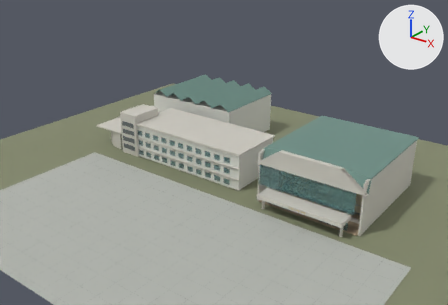
One commit to the Blender file models/sycc.blend: the scene before it, then after it.
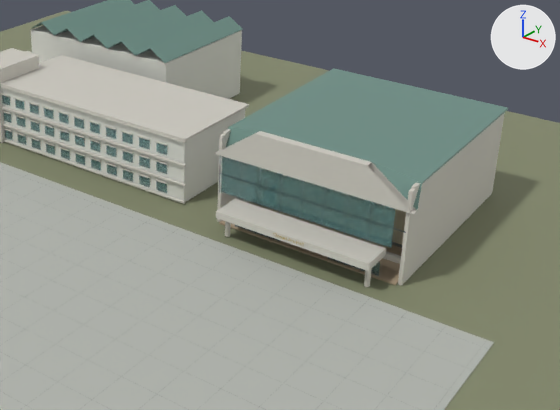
Old and new are each drawn from the file's camera 'RenderCamera' and again close up on the part from 30% to 100% of the width and 25% to 100% of the height. The lights are fixed; the arrows at upper right show +X, +Y and +Z. The first two pictures are the older version.

Objects in the first close-up: 'Onnuri · Blue green entrance glazing', 'Onnuri · Historical green roofing', 'Onnuri · Lobby floor warm neutral', 'Onnuri · Warm light stone · photo approximation', 'Rainbow plaza · historic grid extent', 'Rear pale envelope', 'RearVolume · Historical green roofing', 'Site context plane', 'Site · Paving joint', 'Training wing main mass', 'TrainingWing · Blue green entrance glazing', 'TrainingWing · Warm light stone · photo approximation' and 2 more.
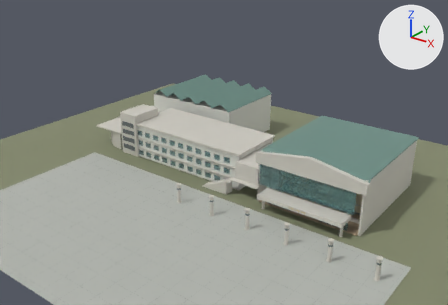
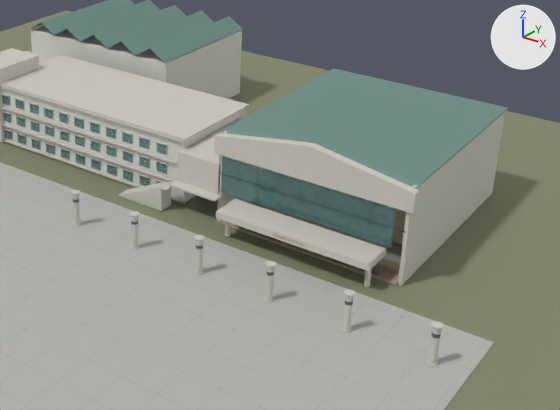
Location of each change, [x1, y1, x2, y2] in pixels of the close-ups (560 x 410 px; the box of a moved part takes in the faces that stretch with it):
'Onnuri · Historical green roofing', reshaped (14% shorter): before [226, 68, 508, 210]; after [220, 68, 508, 190]
'TrainingWing · Warm light stone · photo approximation', reshaped: before [0, 48, 249, 204]; after [0, 48, 249, 211]
'Site · Warm light stone · photo approximation', added: after [71, 190, 444, 367]
'Site · Dark anodized frames', added: after [72, 199, 441, 338]
part 1 of me_window_lintel, added: after [178, 118, 243, 194]
part 2 of me_window_lintel, added: after [169, 179, 225, 201]
part 3 of me_window_lintel, added: after [137, 185, 148, 203]
part 4 of me_window_lintel, added: after [139, 185, 150, 204]
part 5 of me_window_lintel, added: after [144, 184, 155, 206]
part 6 of me_window_lintel, added: after [147, 184, 156, 207]
part 7 of me_window_lintel, added: after [149, 183, 160, 208]
part 8 of me_window_lintel, added: after [151, 182, 162, 208]
part 9 of me_window_lintel, added: after [154, 182, 165, 209]
part 10 of me_window_lintel, added: after [156, 182, 166, 210]
part 11 of me_window_lintel, added: after [159, 181, 171, 211]
part 12 of me_window_lintel, added: after [160, 182, 172, 190]
part 13 of me_onnuri_west_wall, added: after [214, 135, 420, 214]
part 14 of me_onnuri_west_wall, rebuilt (26% shorter): before [214, 131, 417, 214]; after [215, 133, 420, 194]
part 15 of me_onnuri_green_roof, moved or reshaped: before [226, 127, 422, 210]; after [220, 127, 422, 190]

The change, as a list of edits to the scene's bpy script:
```text
Change me_window_lintel:
    remove me_window_lintel.from_pydata(...)  # 312 vertices, 234 faces; spans x -9.0..45.5, y -0.8..20.8, z -3.0..13.0
    add me_window_lintel.from_pydata(...)  # 480 vertices, 360 faces; spans x -9.0..54.5, y -4.8..20.8, z -3.0..13.0
    me_window_lintel part 1: a new loose piece, a box spanning x 45.0..54.0, y -1.8..18.2, z 2.0..8.0, in mat_warm_light_stone___photo_approximation
    me_window_lintel part 2: a new loose piece, a box spanning x 44.5..54.5, y -3.75..-0.75, z 1.92..2.27, in mat_warm_light_stone___photo_approximation
    me_window_lintel part 3: a new loose piece, a box spanning x 38.12..38.68, y -4.75..-1.75, z -3.0..-0.66, in mat_warm_light_stone___photo_approximation
    me_window_lintel part 4: a new loose piece, a box spanning x 38.67..39.23, y -4.75..-1.75, z -3.0..-0.4, in mat_warm_light_stone___photo_approximation
    me_window_lintel part 5: a new loose piece, a box spanning x 39.77..40.33, y -4.75..-1.75, z -3.0..0.12, in mat_warm_light_stone___photo_approximation
    me_window_lintel part 6: a new loose piece, a box spanning x 40.32..40.88, y -4.75..-1.75, z -3.0..0.38, in mat_warm_light_stone___photo_approximation
    me_window_lintel part 7: a new loose piece, a box spanning x 40.87..41.43, y -4.75..-1.75, z -3.0..0.64, in mat_warm_light_stone___photo_approximation
    me_window_lintel part 8: a new loose piece, a box spanning x 41.42..41.98, y -4.75..-1.75, z -3.0..0.9, in mat_warm_light_stone___photo_approximation
    me_window_lintel part 9: a new loose piece, a box spanning x 41.97..42.53, y -4.75..-1.75, z -3.0..1.16, in mat_warm_light_stone___photo_approximation
    me_window_lintel part 10: a new loose piece, a box spanning x 42.52..43.08, y -4.75..-1.75, z -3.0..1.42, in mat_warm_light_stone___photo_approximation
    me_window_lintel part 11: a new loose piece, a box spanning x 43.07..43.63, y -4.75..-1.75, z -3.0..1.68, in mat_warm_light_stone___photo_approximation
    me_window_lintel part 12: a new loose piece, a box spanning x 43.3..44.9, y -4.75..-1.75, z 1.5..1.68, in mat_warm_light_stone___photo_approximation
    other edits to the shape of me_window_lintel do not show in these pictures
Change me_onnuri_west_wall:
    remove me_onnuri_west_wall.from_pydata(...)  # 186 vertices, 112 faces; spans x -1.0..35.0, y -25.5..21.0, z -8.2..10.6
    add me_onnuri_west_wall.from_pydata(...)  # 192 vertices, 119 faces; spans x -1.0..35.0, y -25.5..21.0, z -8.2..11.1
    me_onnuri_west_wall part 13: a new loose piece, a box spanning x -1.0..35.0, y -20.5..-19.0, z 4.9..8.2, in mat_warm_light_stone___photo_approximation
    me_onnuri_west_wall part 14: the loose piece of 8 vertices spanning x -1.0..35.0, y -20.5..-19.0, z 4.8..10.6 is rebuilt with 6 vertices and now spans x -1.0..35.0, y -20.5..-19.0, z 8.2..11.1
Change me_onnuri_green_roof:
    verts and faces of me_onnuri_green_roof; kept vertices keep their numbers, new ones are numbered from 14
    remove me_onnuri_green_roof.from_pydata(...)  # 14 vertices, 10 faces; spans x -18.0..18.0, y -21.0..19.0, z -3.7..2.1
    add me_onnuri_green_roof.from_pydata(...)  # 13 vertices, 9 faces; spans x -18.0..18.0, y -21.0..19.0, z -0.3..2.6
    me_onnuri_green_roof part 15
    add delete_vertices([9, 10])  # with the faces that use them
    add verts[8] = (-18.0, -21.0, -0.3)  # moved, pixel (219, 132)
    add verts[11] = (18.0, -21.0, -0.3)  # moved, pixel (419, 190)
    add verts[14] = (0.0, -21.0, 2.6)  # pixel (314, 142)
    add faces += [(8, 14, 12), (11, 13, 12, 14)]
Add ob_site___dark_anodized_frames:
    ob_site___dark_anodized_frames = bpy.data.objects.new('Site · Dark anodized frames', me_cylinder_001)  # 240 vertices, 132 faces; spans x -0.6..65.6, y -0.6..0.6, z -0.3..0.3; in mat_dark_anodized_frames (grey #616f6f)
    ob_site___dark_anodized_frames.location = (3.0, -12.0, 4.9)
Add ob_site___warm_light_stone___photo_approximation:
    ob_site___warm_light_stone___photo_approximation = bpy.data.objects.new('Site · Warm light stone · photo approximation', me_cylinder)  # 720 vertices, 396 faces; spans x -0.8..65.8, y -0.8..0.8, z -3.2..3.3
    ob_site___warm_light_stone___photo_approximation.location = (3.0, -12.0, 3.1)
```
